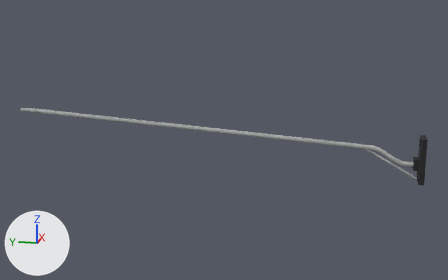
The OBJ model src/main/resources/assets/realgrid/models/block/pole_light_mount/arm_8_straight.obj as it was, and as the next commit left it.
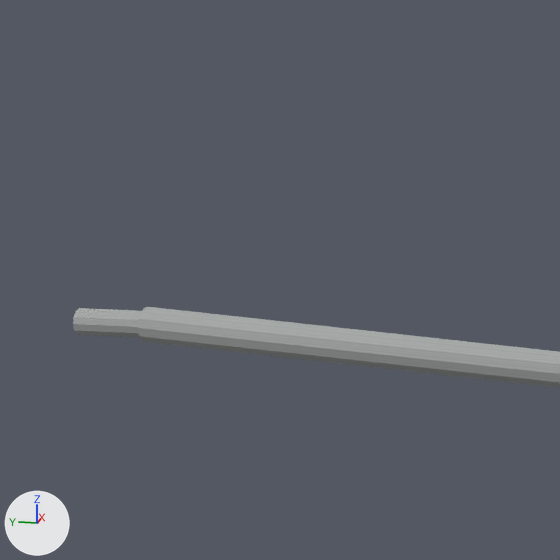
Each version appears first whole from a 50 mm lens placed at (-11.27, 0.49, 3.65), pointed at (0.53, 2.85, 0.7), and next in a close-up on the part from 3% to 17% of the width and 26% to 49% of the height. Arrows for +X, +Y and +Z are at lower left; the lights stay in place. The last two pictures show the newer version. Where no turn or scale is listed for an object, it has been applied to the vertices. Vertices at exactly the same position are counted once.

The older version as bpy lines, for what is in view:
```python
me_pole_light_mount_8_straight = bpy.data.meshes.new('pole_light_mount_8_straight')
me_pole_light_mount_8_straight.from_pydata(...)  # 264 vertices, 237 faces; spans x 0.31..0.69, y -1.0..7.19, z 0.06..1.2
# faces by material slot: [24, 213]
me_pole_light_mount_8_straight.materials.append(mat_clamp)  # picture img_pole_light_mount_clamp
me_pole_light_mount_8_straight.materials.append(mat_metal)  # picture img_pole_light_mount_metal
ob_pole_light_mount_8_straight = bpy.data.objects.new('pole_light_mount_8_straight', me_pole_light_mount_8_straight)
ob_pole_light_mount_8_straight.location = (0.0, 0.0, 0.0)
```
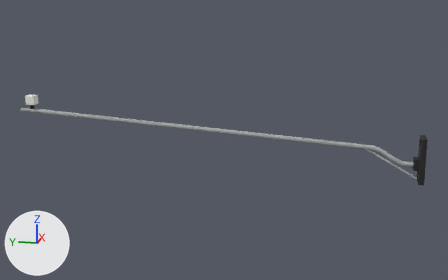
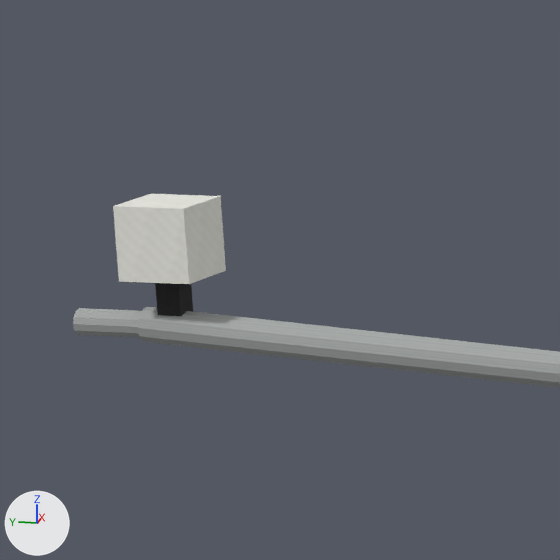
Scene script edits in JSON lines:
```json
{"op": "add", "block": "img_pole_light_mount_porcelain", "code": ["img_pole_light_mount_porcelain = load_image('pole_light_mount_porcelain', '../../../textures/blocks/pole_light_mount_porcelain.png', 16, 16, 'sRGB')"]}
{"op": "add", "block": "mat_porcelain", "code": ["mat_porcelain = principled_material('porcelain')", "mat_porcelain.texture = img_pole_light_mount_porcelain", "mat_porcelain.roughness = 1.0"]}
{"block": "me_pole_light_mount_8_straight", "where": "# used by ob_pole_light_mount_8_straight; location = (0.0, 0.0, 0.0)"}
{"op": "remove", "block": "me_pole_light_mount_8_straight", "code": "me_pole_light_mount_8_straight.from_pydata(...)  # 264 vertices, 237 faces; spans x 0.31..0.69, y -1.0..7.19, z 0.06..1.2"}
{"op": "add", "block": "me_pole_light_mount_8_straight", "code": "me_pole_light_mount_8_straight.from_pydata(...)  # 280 vertices, 249 faces; spans x 0.31..0.69, y -1.0..7.19, z 0.06..1.47"}
{"block": "me_pole_light_mount_8_straight", "change": "me_pole_light_mount_8_straight part 1: a new loose piece, a box spanning x 0.469..0.531, y 6.896..6.959, z 1.187..1.281, in mat_clamp (picture img_pole_light_mount_clamp)"}
{"block": "me_pole_light_mount_8_straight", "change": "me_pole_light_mount_8_straight part 2: a new loose piece, a box spanning x 0.41..0.59, y 6.83..7.02, z 1.28..1.47, in mat_porcelain (picture img_pole_light_mount_porcelain)"}
{"op": "add", "block": "me_pole_light_mount_8_straight", "code": "me_pole_light_mount_8_straight.materials.append(mat_porcelain)  # picture img_pole_light_mount_porcelain"}
```

Changed parts and their boxes [x1, y1, x2, y2] in the close-ups (560 x 560 px):
```json
{"object": "pole_light_mount_8_straight", "change": "reshaped", "before": [73, 307, 560, 388], "after": [73, 194, 560, 388]}
{"part": 1, "of": "me_pole_light_mount_8_straight", "change": "added", "after": [155, 283, 193, 316]}
{"part": 2, "of": "me_pole_light_mount_8_straight", "change": "added", "after": [113, 194, 226, 284]}
```
